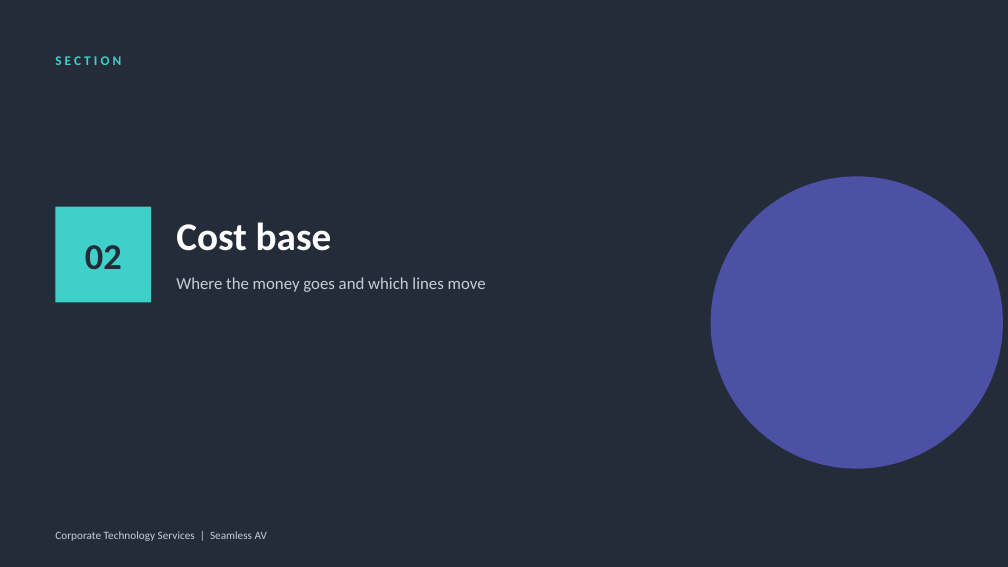
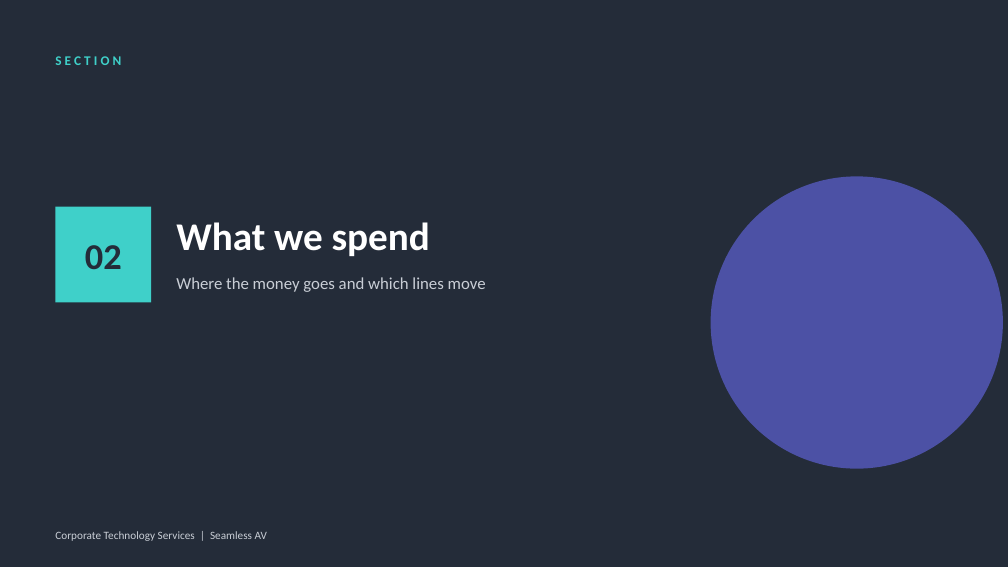
Before and after one commit to WesleyNelson-O33/Claude, a slide deck: slide 9 of deck/CTS Monthly Business Review - September 2026.pptx. Drawn at 1008x567 pixels with LibreOffice and Linux fonts; fonts in the diff are those of the drawing. Boxes give left, top, right and bottom in pixels: in the first picture for what was removed or moved away, otherwise in the second. Text is boxed around its words. In the diff, an @@ line names an element or a change of style, - is before the commit and + after.

```diff
--- a/deck/CTS Monthly Business Review - September 2026.pptx
+++ b/deck/CTS Monthly Business Review - September 2026.pptx
@@ text at (x1=176, y1=222, x2=430, y2=256): text changed @@
-Cost base
+What we spend
```
Also in this commit, not shown: 8 other slides changed, 2 other files.
